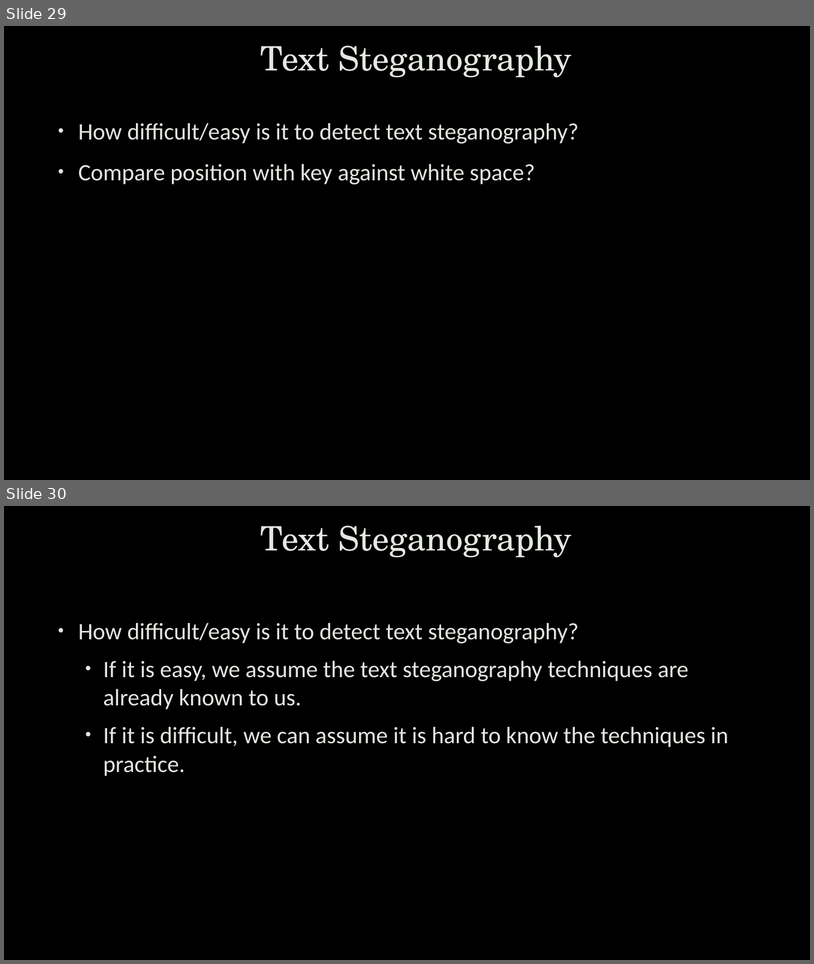
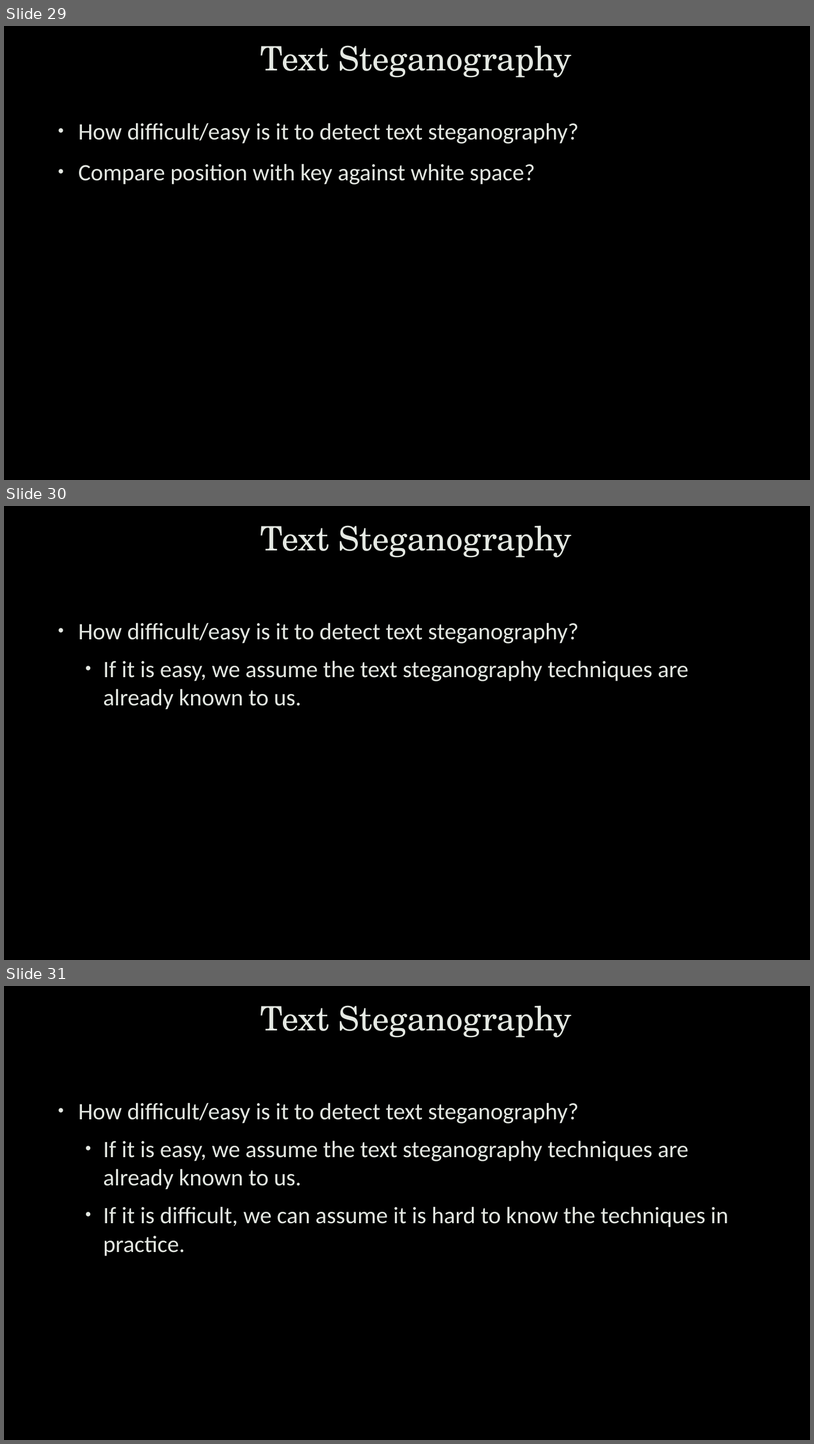
Before and after one commit to uwacyber/cits1003, a slide deck: cits1003-lecture_slides/CITS1003-8 Forensics-exercises.pptx. Shown one above the other, each under a label of ours: slides 29 and 30 before the commit, slides 29, 30 and 31 after it. The pictures are 814x964 and 814x1444 pixels, drawn with LibreOffice and Linux fonts; fonts in the diff are those of the drawing; background and template pictures are left out. Boxes give left, top, right and bottom in pixels: in the first picture for what was removed or moved away, otherwise in the second. Text is boxed around its words. In the diff, an @@ line names an element or a change of style, - is before the commit and + after.

```diff
--- a/cits1003-lecture_slides/CITS1003-8 Forensics-exercises.pptx
+++ b/cits1003-lecture_slides/CITS1003-8 Forensics-exercises.pptx
@@ slide 30 added at (4,506,810,960), background picture (left out) @@
@@ title added at (261,525,572,558), 40 pt, text #E4E8E2 @@
+Text Steganography
@@ text added at (78,622,689,709), 28 pt, text #E4E8E2 @@
+• How difficult/easy is it to detect text steganography?
+  • If it is easy, we assume the text steganography techniques are already known to us.
@@ what was slide 30 is now slide 31 @@
```
Also in this commit, not shown: 5 slides changed.
